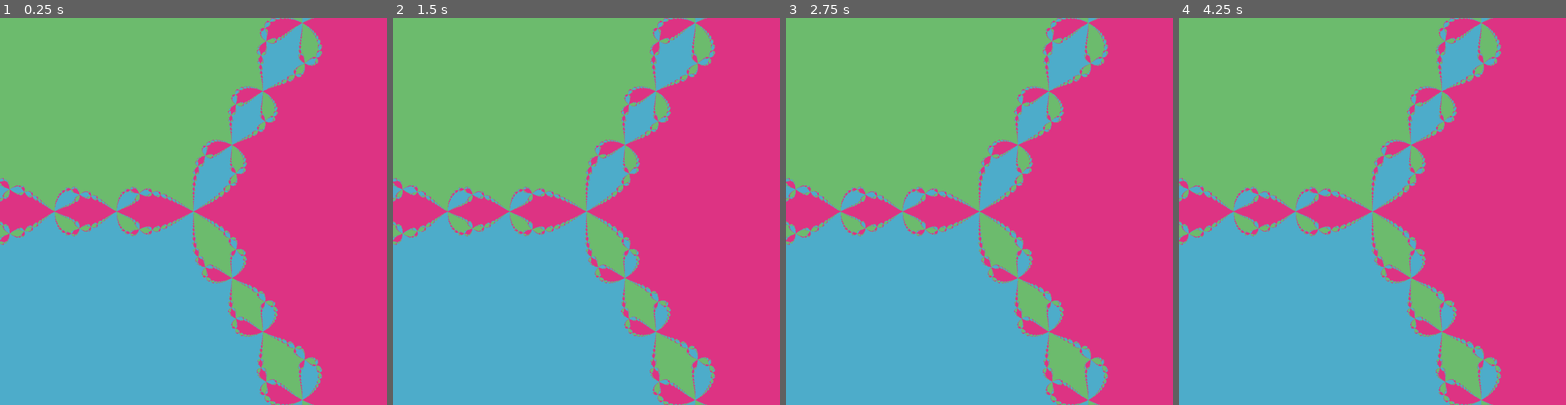
Above: before the commit, frames 1-4 (left to right).
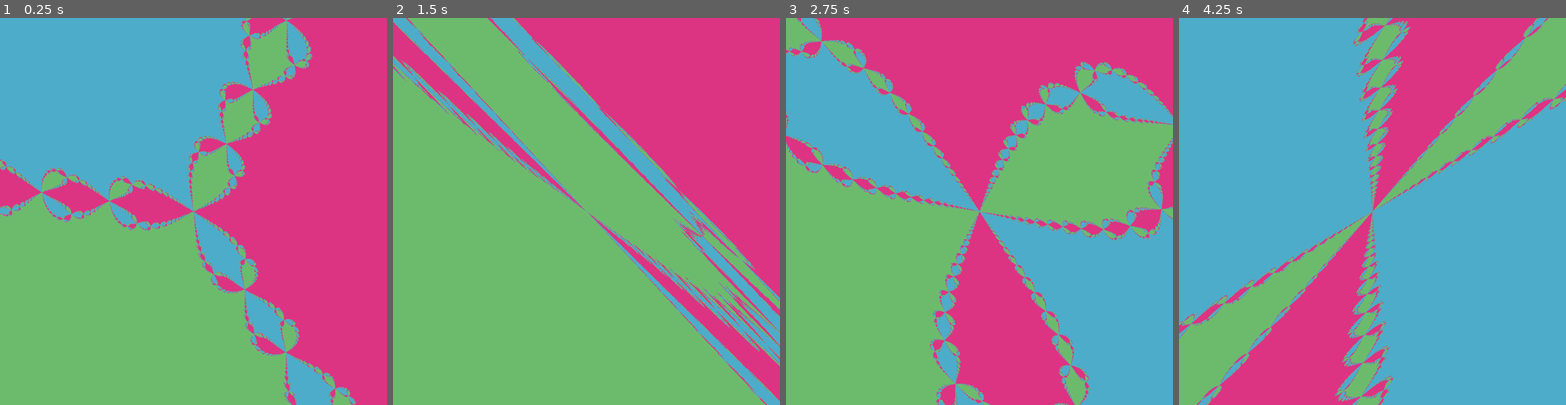
Above: after the commit, the same moments.

Repository: PhilippeZ-Dev/CreativeCoding
Game: Godot game, scene res://Scenes/fractals.tscn
Same seed, same stepped clock (60 frames per second), same inputs: the game is played once before the commit and once after it.
Inputs:
- Up to frame 1 (0.25 s): no input
- Up to frame 2 (1.5 s): no input
- Up to frame 3 (2.75 s): no input
- Up to frame 4 (4.25 s): no input

The runs differ from the first frame. In frame 1, 66% of the frame differs, in the area x 0-92%, y 0-100%; in frame 2, 62%; in frame 3, 88%, in the area x 0-100%, y 0-100%; in frame 4, 85%.

Commit message:
new materials for shaders

Diff:
--- /dev/null
+++ b/Materials/M_JuliaSets.tres
@@ -0,0 +1,16 @@
+[gd_resource type="ShaderMaterial" format=3 uid="uid://r62ec82ro2al"]
+
+[ext_resource type="Shader" uid="uid://bxkrat8b7jic0" path="res://Shaders/JuliaSets.gdshader" id="1_1fyvb"]
+[ext_resource type="Gradient" uid="uid://bn63wg0mc5xof" path="res://Ressources/JuliaMandelbrotGradient.tres" id="2_vhw2s"]
+
+[sub_resource type="GradientTexture1D" id="GradientTexture1D_0qdkc"]
+gradient = ExtResource("2_vhw2s")
+
+[resource]
+shader = ExtResource("1_1fyvb")
+shader_parameter/isPortrait = false
+shader_parameter/c = Vector2(-0.745, 0.095)
+shader_parameter/offset = Vector2(0, 0)
+shader_parameter/zoom = 0.2
+shader_parameter/iterations = 75
+shader_parameter/gradient = SubResource("GradientTexture1D_0qdkc")
--- /dev/null
+++ b/Materials/M_Newton.tres
@@ -0,0 +1,14 @@
+[gd_resource type="ShaderMaterial" format=3 uid="uid://dl1r3lhiime8l"]
+
+[ext_resource type="Shader" uid="uid://cqnblr3mmtmjk" path="res://Shaders/Newton.gdshader" id="1_5o55m"]
+[ext_resource type="Texture2D" uid="uid://dx5eupgsw3wle" path="res://Ressources/Pastel_3_Gradient.tres" id="2_bd4vl"]
+
+[resource]
+shader = ExtResource("1_5o55m")
+shader_parameter/iterations = 100
+shader_parameter/gradient = ExtResource("2_bd4vl")
+shader_parameter/zoom = 10.0
+shader_parameter/speed = 0.5
+shader_parameter/rotation = 0.0
+shader_parameter/rotationSpeed = 0.0
+shader_parameter/roots = PackedVector2Array(-0.5, 0.866, 1, 0, -0.5, -0.866)
--- a/Shaders/Newton.gdshader
+++ b/Shaders/Newton.gdshader
@@ -2,8 +2,14 @@
 
 uniform int iterations = 50;
 uniform sampler2D gradient;
+
+const vec2 center = vec2(0.5,0.5); // UV center
+
 // Zoom level
 uniform float zoom = 2.0;
+uniform float speed = 0.5;
+uniform float rotation = 0.0;
+uniform float rotationSpeed =0.5;
 
 uniform vec2 roots[3];
 
@@ -17,10 +23,22 @@
 	return vec2(dot(a, b), a.y * b.x - a.x * b.y) / den;
 }
 
+vec2 Rotate(vec2 point, vec2 anchor, float angle)
+{
+	vec2 output;
+	output.x = ((point.x - anchor.x)*cos(angle)) - ((point.y - anchor.y)*sin(angle)) + anchor.x;
+	output.y = ((point.x - anchor.x)*sin(angle)) - ((point.y - anchor.y)*cos(angle)) + anchor.y;
+	return output;
+}
+
 void fragment()
 {
 	// Map UV coordinates (0 to 1) to complex plane (-zoom to +zoom)
-	vec2 z = (UV - 0.5) * 2.0 * zoom;
+	float angle = rotation + (TIME * rotationSpeed);
+	float zoomIn = zoom - (TIME * speed);
+	vec2 uv = Rotate(UV, center, angle);
+	vec2 z = (uv - 0.5) * 2.0 * zoomIn;
+
 
 	vec2 root1 = roots[0];
 	vec2 root2 = roots[1];
Not shown, added: Shaders/RaymarchingTest.gdshader.uid
